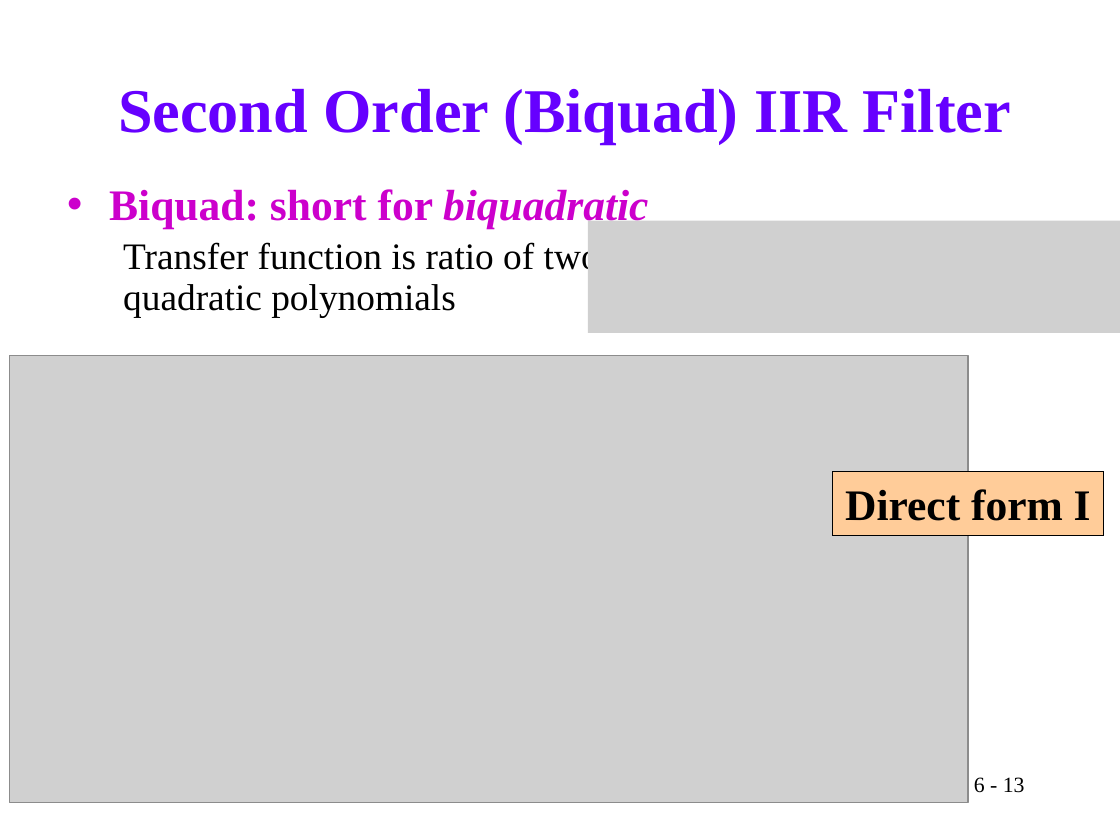
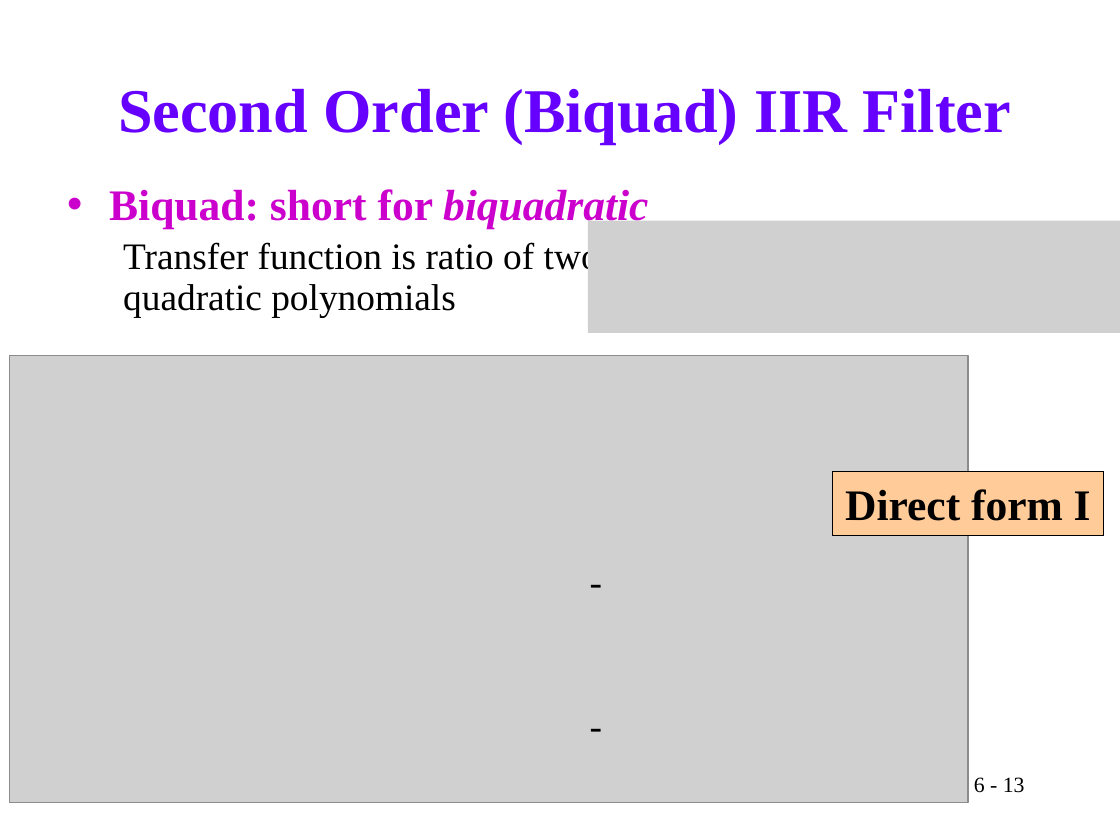
Before and after one commit to Real-Time-DSP/lectures, a slide deck: slide 13 of docs/_static/IIR.pptx. Drawn at 1120x840 pixels with LibreOffice and Linux fonts; fonts in the diff are those of the drawing; grey boxes stand for pictures. Boxes give left, top, right and bottom in pixels: in the first picture for what was removed or moved away, otherwise in the second. Text is boxed around its words. In the diff, an @@ line names an element or a change of style, - is before the commit and + after.

```diff
--- a/docs/_static/IIR.pptx
+++ b/docs/_static/IIR.pptx
@@ text added at (579,553,628,609), 24 pt, text #000000, italic @@
+-
@@ text added at (579,697,628,753), 24 pt, text #000000, italic @@
+-
```
Also in this commit, not shown: 5 other slides changed, 17 slides removed.
